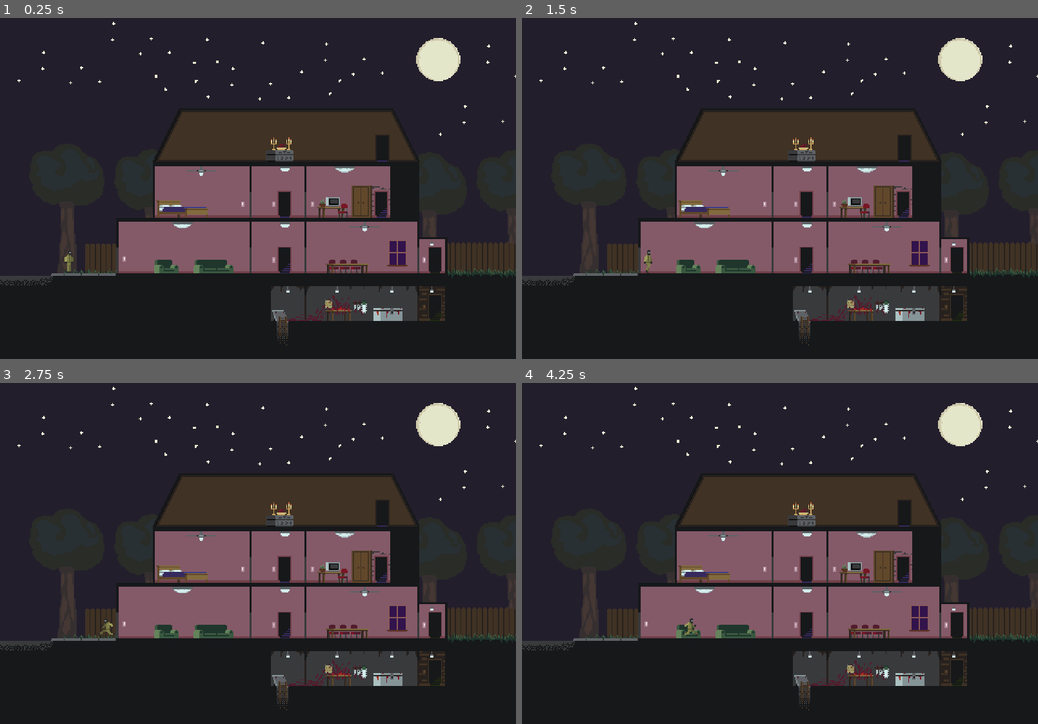
Above: before the commit, frames 1-4 (two rows, left to right).
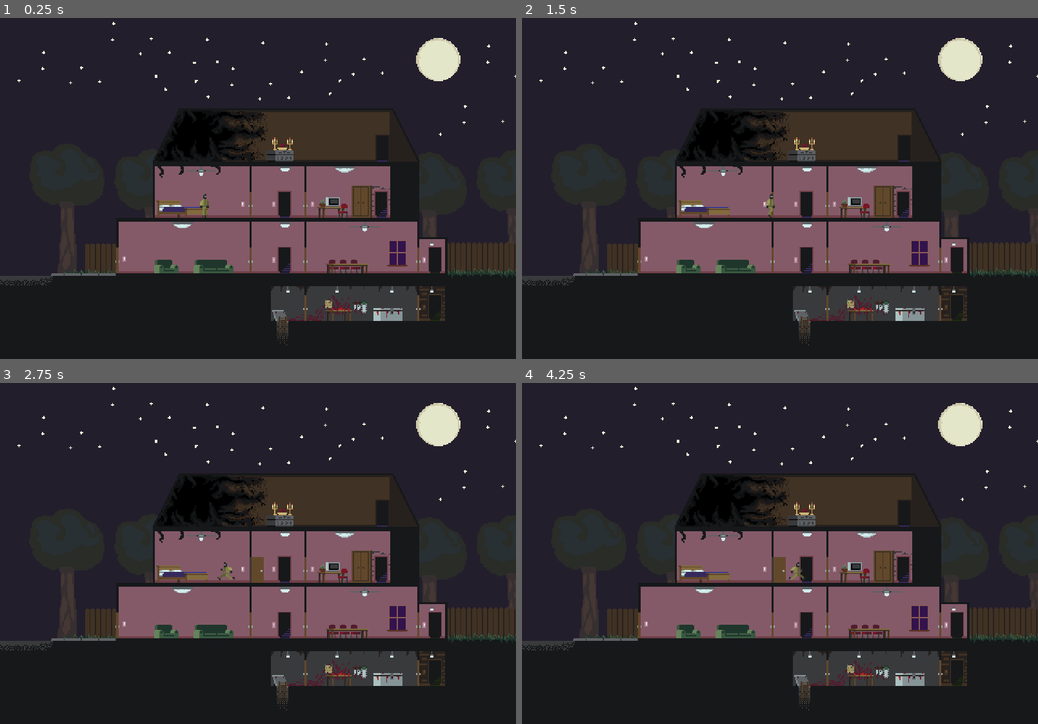
Above: after the commit, the same moments.

Repository: crasheds22/IndieDev-OneRoom
Game: Godot game, scene res://World.tscn
Two runs of this game, one before a commit and one after it. Both use one fixed random seed, a clock stepped at 60 frames per second and the inputs below. The engine's default icon, where the game draws it, is replaced by a stand-in: a white triangle on a blue panel in a dark square.
Inputs:
- Up to frame 1 (0.25 s): no input
- Up to frame 2 (1.5 s): tap Enter (ui_accept) at 0.5, 0.77 s; hold Shift (sprint) 0.53-1.28 s; hold Right (ui_right) from 0.53 s (still down); tap Shift (sprint) at 1.35 s
- Up to frame 3 (2.75 s): tap Enter (ui_accept) at 1.52 s; release Right (ui_right) at 2.03 s; hold Left (ui_left) from 2.03 s (still down); hold Shift (sprint) from 2.03 s (still down)
- Up to frame 4 (4.25 s): release Left (ui_left) at 2.78 s; release Shift (sprint) at 2.78 s; hold Right (ui_right) from 2.78 s (still down); tap Shift (sprint) at 2.85 s; tap Enter (ui_accept) at 3.02, 3.5, 3.77 s; hold Shift (sprint) from 3.53 s (still down)

The runs differ from the first frame. In frame 1, 3.2% of the frame differs, in the area x 12-82%, y 27-89%; in frame 2, 3.2%; in frame 3, 3.4%; in frame 4, 3.4%, in the area x 22-82%, y 27-89%.

Commit message:
Doors, What do they Do? How do they do it? Let's Find Out!
Added doors to the game and made them work (allegedly)
Added a friendly fellow to the attic to keep Morton company

Diff:
--- /dev/null
+++ b/Door.gd
@@ -0,0 +1,23 @@
+extends Node2D
+
+
+var open = false;
+onready var sprite = $Sprite;
+onready var collider = $StaticBody2D/CollisionShape2D;
+
+
+func _ready():
+	$Interactible.connect("on_interact", self, "openClose");
+	return;
+
+func openClose(_area: Area2D):
+	$Interactible.can_be_interacted = true;
+	if open:
+		sprite.frame = 0;
+		open = false;
+		collider.disabled = false;
+	else:
+		sprite.frame = 1;
+		open = true;
+		collider.disabled = true;
+	return;
--- /dev/null
+++ b/Door.tscn
@@ -0,0 +1,29 @@
+[gd_scene load_steps=5 format=2]
+
+[ext_resource path="res://Interact.tscn" type="PackedScene" id=1]
+[ext_resource path="res://Art/door.png" type="Texture" id=2]
+[ext_resource path="res://Door.gd" type="Script" id=3]
+
+[sub_resource type="RectangleShape2D" id=1]
+extents = Vector2( 1, 12 )
+
+[node name="Door" type="Node2D"]
+script = ExtResource( 3 )
+
+[node name="Sprite" type="Sprite" parent="."]
+position = Vector2( 6, -12 )
+texture = ExtResource( 2 )
+hframes = 2
+
+[node name="Interactible" parent="." instance=ExtResource( 1 )]
+
+[node name="CollisionShape2D" parent="Interactible" index="0"]
+position = Vector2( 0, -13 )
+
+[node name="StaticBody2D" type="StaticBody2D" parent="."]
+
+[node name="CollisionShape2D" type="CollisionShape2D" parent="StaticBody2D"]
+position = Vector2( 0, -12 )
+shape = SubResource( 1 )
+
+[editable path="Interactible"]
--- a/MortonHouse.tscn
+++ b/MortonHouse.tscn
@@ -1,6 +1,7 @@
-[gd_scene load_steps=2 format=2]
+[gd_scene load_steps=3 format=2]
 
 [ext_resource path="res://Art/house_cropped.png" type="Texture" id=1]
+[ext_resource path="res://Door.tscn" type="PackedScene" id=2]
 
 [node name="MortonHouse" type="Node2D"]
 
@@ -11,7 +12,7 @@
 [node name="StaticBody2D" type="StaticBody2D" parent="."]
 
 [node name="CollisionPolygon2D" type="CollisionPolygon2D" parent="StaticBody2D"]
-polygon = PoolVector2Array( 108, 216, 108, 188, 142, 188, 159, 188, 195, 188, 232, 188, 283, 188, 334, 188, 390, 188, 390, 206, 416, 206, 416, 241, 416, 252, 414, 252, 414, 208, 390, 208, 390, 216, 388, 216, 388, 199, 388, 192, 334, 192, 285, 192, 285, 216, 283, 216, 283, 192, 234, 192, 234, 216, 232, 216, 232, 192, 137, 192, 110, 192, 110, 216 )
+polygon = PoolVector2Array( 108, 216, 108, 188, 390, 188, 390, 206, 416, 206, 416, 252, 414, 252, 414, 208, 390, 208, 390, 216, 388, 216, 388, 192, 285, 192, 285, 216, 283, 216, 283, 192, 234, 192, 234, 216, 232, 216, 232, 192, 110, 192, 110, 216 )
 
 [node name="CollisionPolygon2D2" type="CollisionPolygon2D" parent="StaticBody2D"]
 polygon = PoolVector2Array( 142, 188, 144, 188, 144, 140, 232, 140, 232, 164, 234, 164, 234, 140, 283, 140, 283, 164, 285, 164, 285, 140, 363, 140, 363, 188, 390, 188, 390, 136, 284, 136, 233, 136, 142, 136 )
@@ -23,7 +24,31 @@
 polygon = PoolVector2Array( 414, 252, 414, 284, 252, 284, 252, 286, 416, 286, 416, 252 )
 
 [node name="CollisionPolygon2D5" type="CollisionPolygon2D" parent="StaticBody2D"]
-polygon = PoolVector2Array( 142, 136, 166, 86, 366, 86, 390, 134, 390, 136, 388, 136, 365, 88, 168, 88, 145, 136 )
+polygon = PoolVector2Array( 142, 136, 166, 86, 366, 86, 390, 136, 362, 136, 362, 90, 262, 90, 262, 136 )
 
 [node name="CollisionPolygon2D6" type="CollisionPolygon2D" parent="StaticBody2D"]
 polygon = PoolVector2Array( 48, 240, 107, 240, 107, 285, 0, 285, 0, 157, 48, 157 )
+
+[node name="Door" parent="." instance=ExtResource( 2 )]
+position = Vector2( 109, 240 )
+
+[node name="Door2" parent="." instance=ExtResource( 2 )]
+position = Vector2( 233, 240 )
+
+[node name="Door3" parent="." instance=ExtResource( 2 )]
+position = Vector2( 284, 240 )
+
+[node name="Door4" parent="." instance=ExtResource( 2 )]
+position = Vector2( 389, 240 )
+
+[node name="Door5" parent="." instance=ExtResource( 2 )]
+position = Vector2( 389, 284 )
+
+[node name="Door6" parent="." instance=ExtResource( 2 )]
+position = Vector2( 284, 284 )
+
+[node name="Door7" parent="." instance=ExtResource( 2 )]
+position = Vector2( 284, 188 )
+
+[node name="Door8" parent="." instance=ExtResource( 2 )]
+position = Vector2( 233, 188 )
--- a/Player.tscn
+++ b/Player.tscn
@@ -72,8 +72,8 @@
 "values": [ 8, 9, 10, 11, 12, 13, 14, 15 ]
 }
 
-[sub_resource type="RectangleShape2D" id=5]
-extents = Vector2( 5, 10 )
+[sub_resource type="RectangleShape2D" id=6]
+extents = Vector2( 2, 10 )
 
 [node name="Player" type="KinematicBody2D"]
 script = ExtResource( 2 )
@@ -103,4 +103,4 @@
 
 [node name="CollisionShape2D" type="CollisionShape2D" parent="InteractCheck"]
 position = Vector2( 0, -10 )
-shape = SubResource( 5 )
+shape = SubResource( 6 )
--- a/World.tscn
+++ b/World.tscn
@@ -8,7 +8,7 @@
 [node name="World" type="Node2D"]
 
 [node name="Player" parent="." instance=ExtResource( 1 )]
-position = Vector2( 64, 240 )
+position = Vector2( 190, 188 )
 z_index = 1
 
 [node name="MortonHouse" parent="." instance=ExtResource( 2 )]
Binary file added: Art/door.png
Not shown, added: Art/door.png.import
Binary file changed: Art/house_cropped.png
Not shown: 2 places in Player.tscn that only renumber resources
